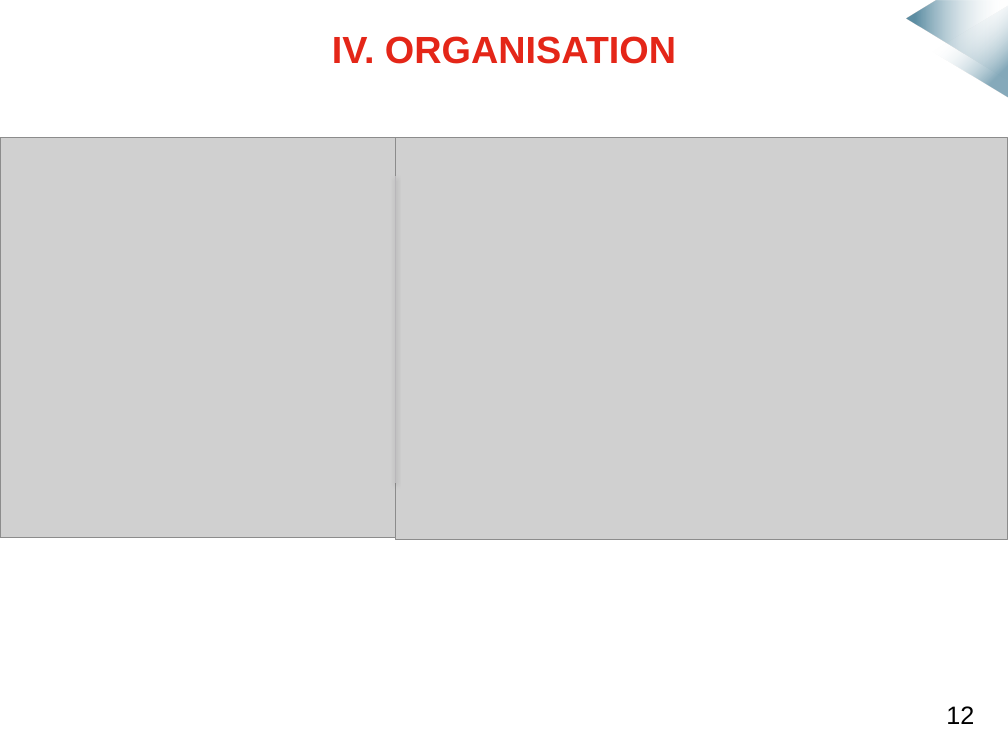
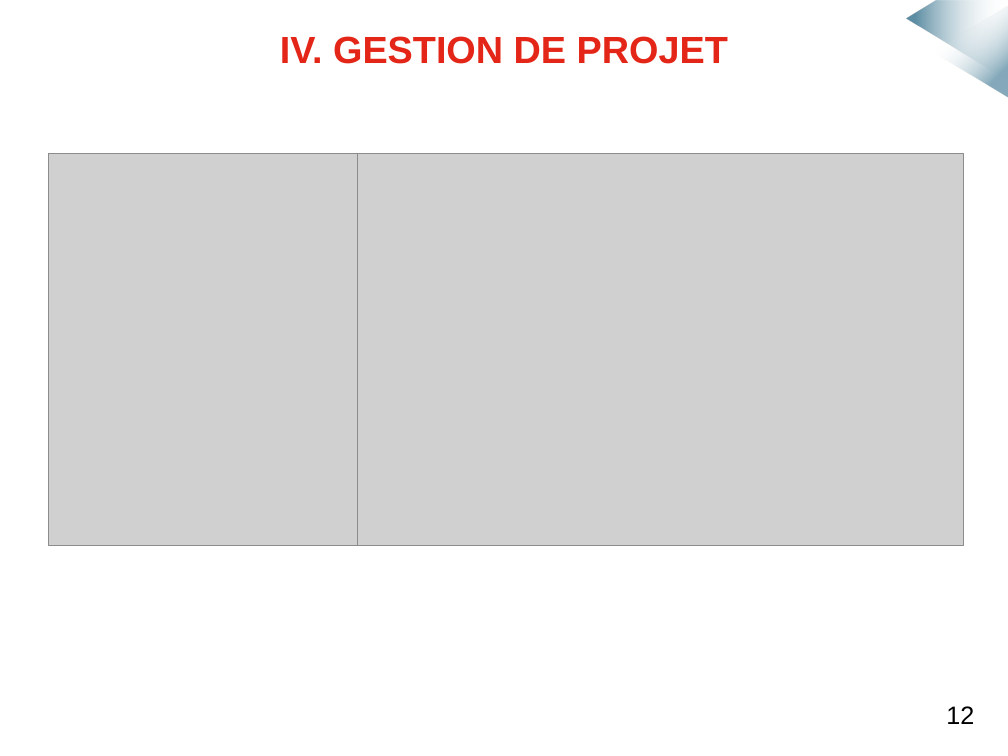
Before and after one commit to mmeven/EP_Domotique_Tablette, a slide deck: slide 16 of Rendu/Diapo_soutenance.pptx. Drawn at 1008x756 pixels with LibreOffice and Linux fonts; fonts in the diff are those of the drawing; grey boxes stand for pictures; background and template pictures are left out. Boxes give left, top, right and bottom in pixels: in the first picture for what was removed or moved away, otherwise in the second. Text is boxed around its words. In the diff, an @@ line names an element or a change of style, - is before the commit and + after.

```diff
--- a/Rendu/Diapo_soutenance.pptx
+++ b/Rendu/Diapo_soutenance.pptx
@@ text at (280, 36, 728, 64): text changed @@
-IV. ORGANISATION
+IV. GESTION DE PROJET
@@ picture: place and size @@
-picture at (0, 138, 396, 538)
+picture at (48, 153, 358, 544)
@@ picture: place and size @@
-picture at (396, 138, 1008, 539)
+picture at (358, 153, 965, 544)
@@ line removed from (396, 176) to (396, 483) @@
```
Also in this commit, not shown: 5 other slides changed, 1 slide removed, 2 other files.
